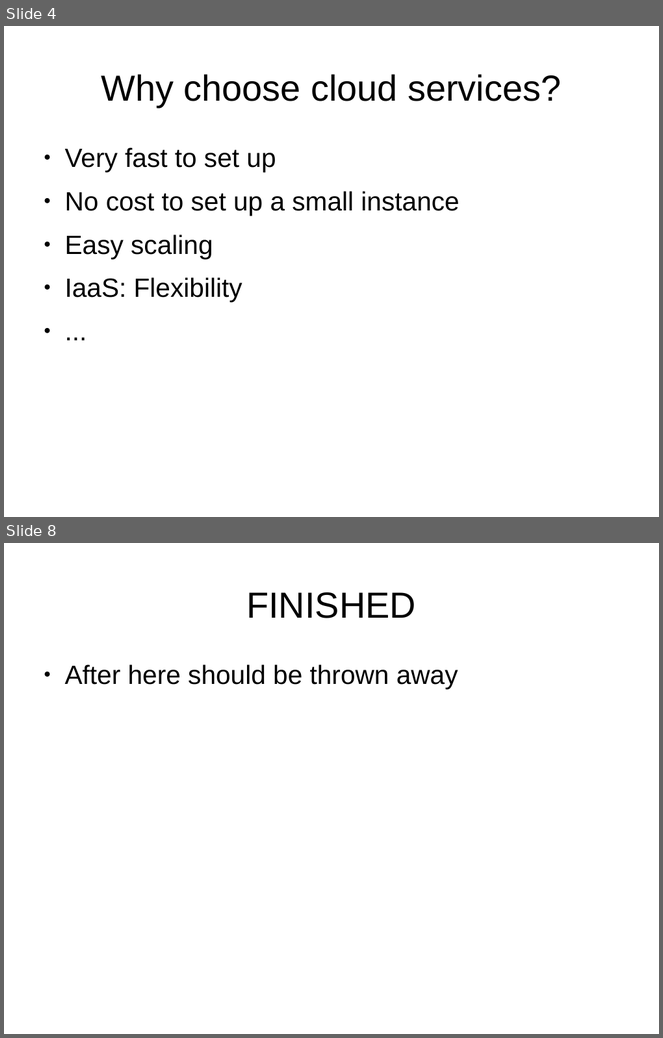
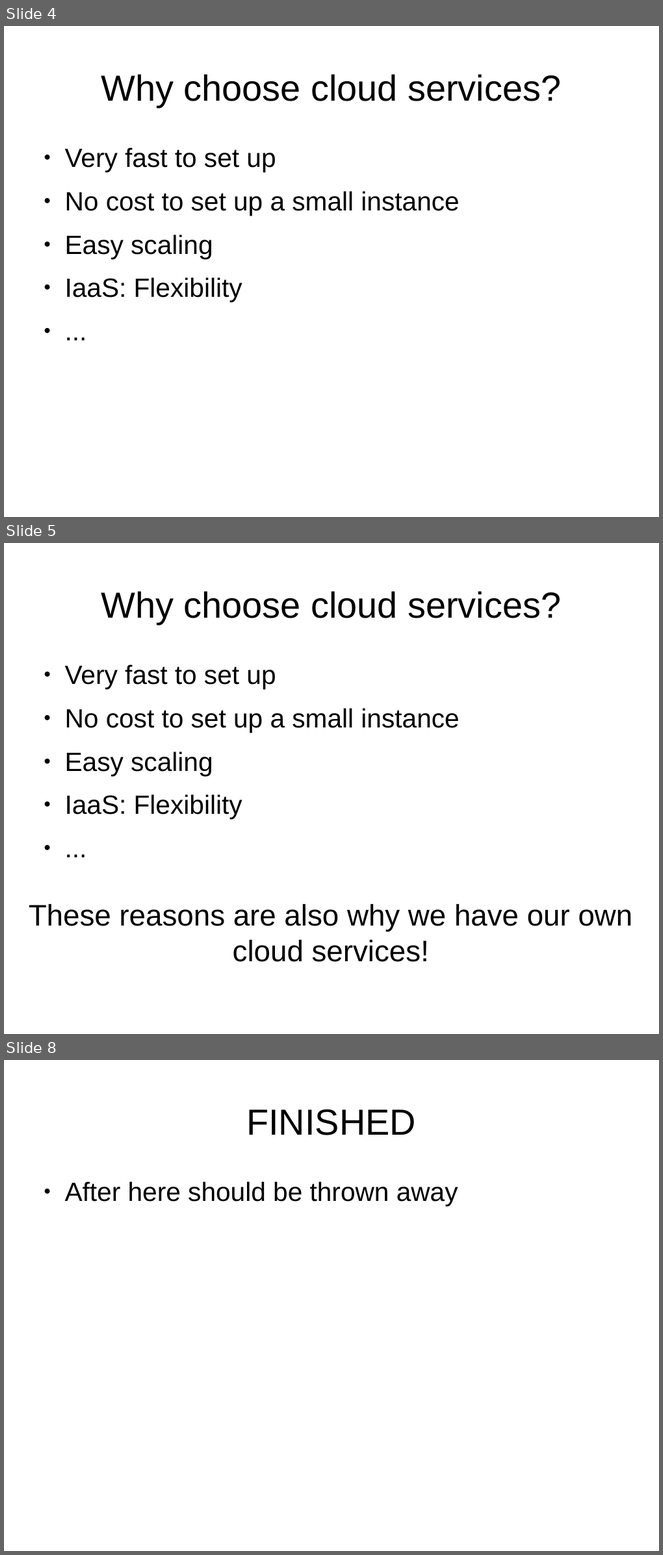
Before and after one commit to arnsteio/Met-OpenStack-2019, a slide deck: Met-OpenStack-2019.odp. Shown one above the other, each under a label of ours: slides 4 and 8 before the commit, slides 4, 5 and 8 after it; the slides between them are not shown. The pictures are 663x1038 and 663x1555 pixels, drawn with LibreOffice and Linux fonts; fonts in the diff are those of the drawing. Boxes give left, top, right and bottom in pixels: in the first picture for what was removed or moved away, otherwise in the second. Text is boxed around its words. In the diff, an @@ line names an element or a change of style, - is before the commit and + after.

Commit message:
Slightly updated text

```diff
--- a/Met-OpenStack-2019.odp
+++ b/Met-OpenStack-2019.odp
@@ slide 5 added at (4,543,659,1034), background #FFFFFF @@
@@ title added at (102,591,561,624), 44 pt, text #000000 @@
+Why choose cloud services?
@@ text added at (65,665,459,819), 32 pt, text #000000 @@
+● Very fast to set up
+● No cost to set up a small instance
+● Easy scaling
+● IaaS: Flexibility
+● ...
@@ text added at (29,904,633,962), 36 pt, text #000000 @@
+These reasons are also why we have our own cloud services!
```
Also in this commit, not shown: 2 slides changed, 1 other slide added, 2 slides removed.
